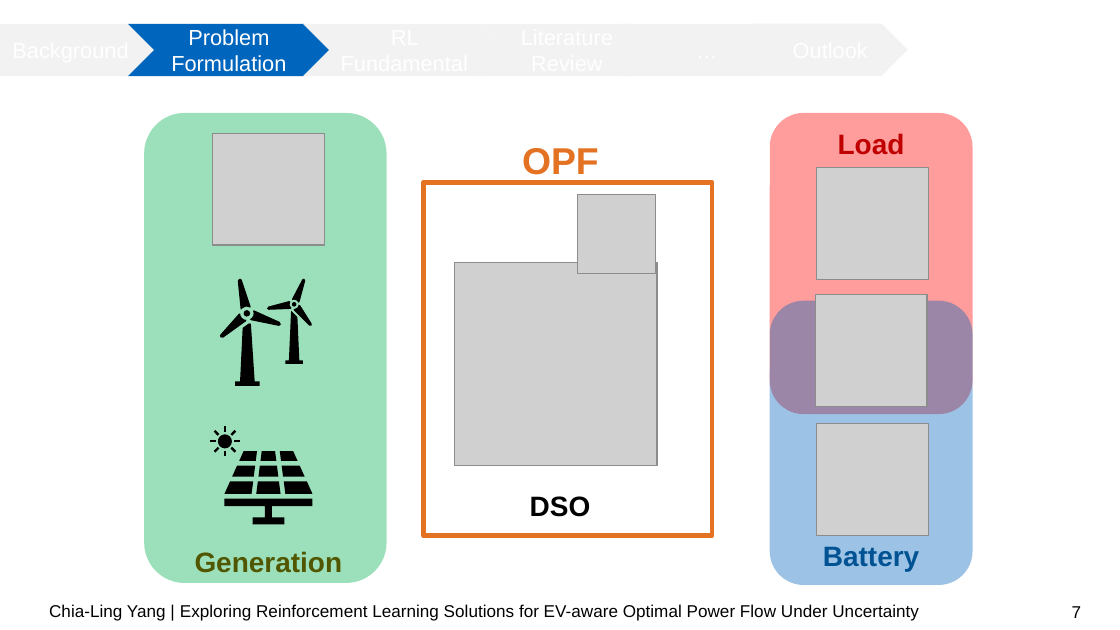
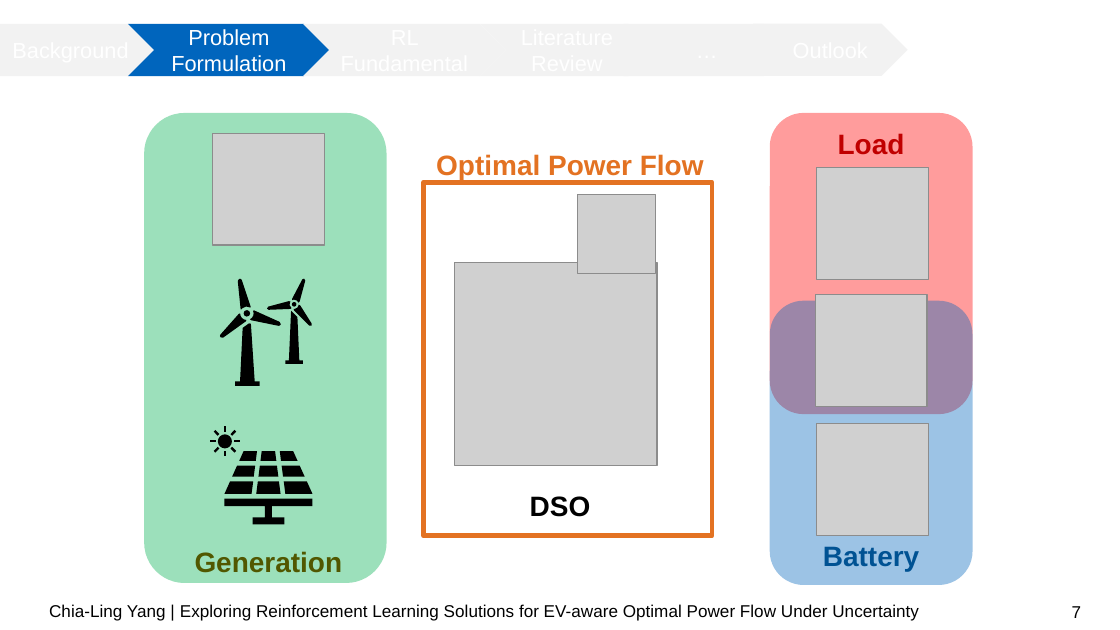
Before and after one commit to chialingyang7718/RL_OPF_EVaware, a slide deck: slide 7 of Mid-term Presentation.pptx. Drawn at 1120x630 pixels with LibreOffice and Linux fonts; fonts in the diff are those of the drawing; grey boxes stand for pictures; background and template pictures are left out. Boxes give left, top, right and bottom in pixels: in the first picture for what was removed or moved away, otherwise in the second. Text is boxed around its words. In the diff, an @@ line names an element or a change of style, - is before the commit and + after.

```diff
--- a/Mid-term Presentation.pptx
+++ b/Mid-term Presentation.pptx
@@ text at (436,154,704,180): text changed; size 24 to 18 pt @@
-OPF
+Optimal Power Flow
```
Also in this commit, not shown: 3 other slides changed, 2 slides added.
